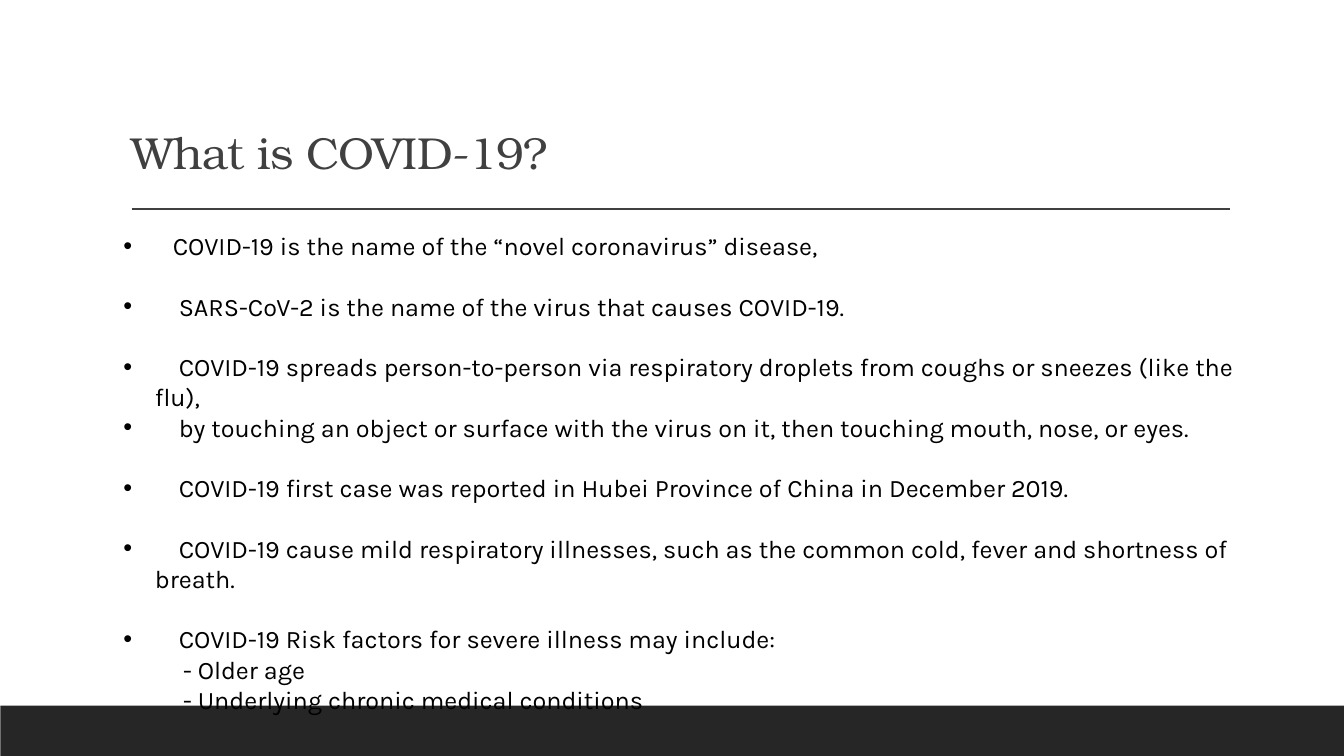
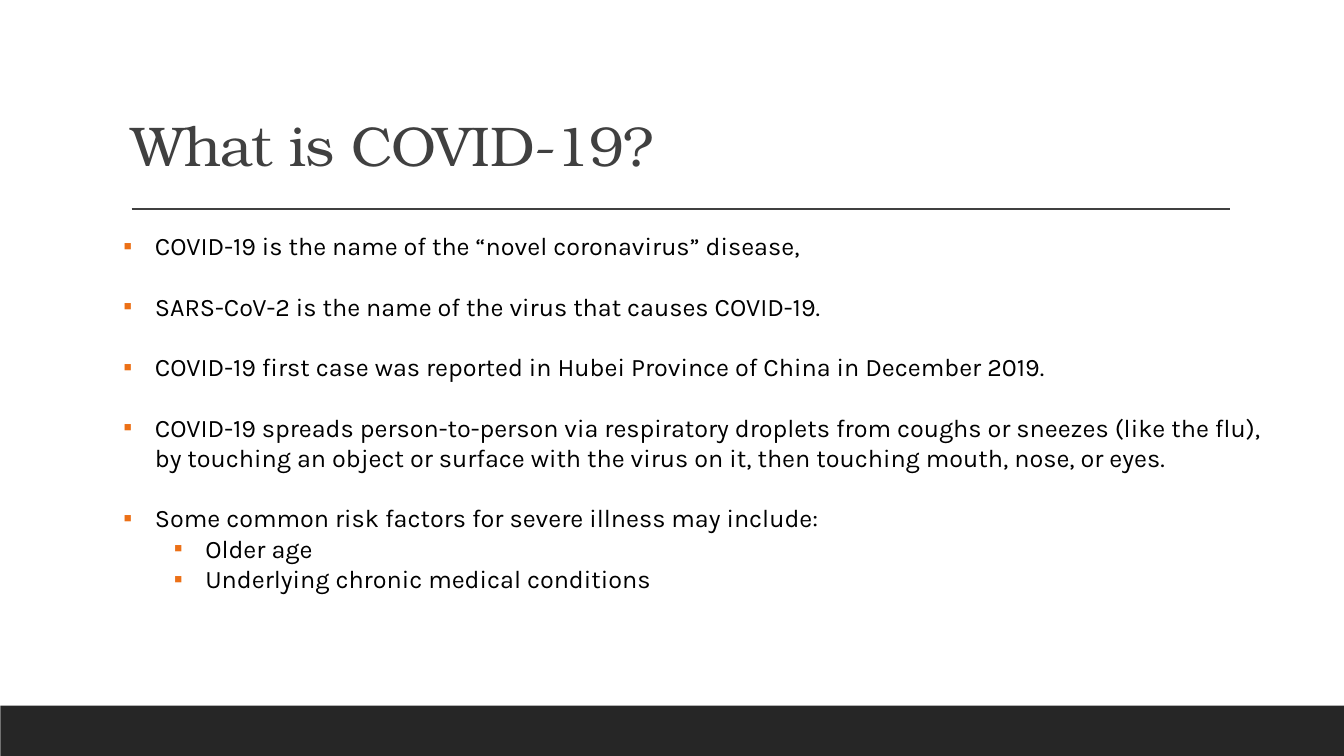
Before and after one commit to mgmboyd/DataAnalytics-Project3, a slide deck: slide 5 of Data Analytics- Project3 Team7 Final Draft.pptx. Drawn at 1344x756 pixels with LibreOffice and Linux fonts; fonts in the diff are those of the drawing. Boxes give left, top, right and bottom in pixels: in the first picture for what was removed or moved away, otherwise in the second. Text is boxed around its words. In the diff, an @@ line names an element or a change of style, - is before the commit and + after.

Commit message:
FINAL PRESENTATION - Version 2

```diff
--- a/Data Analytics- Project3 Team7 Final Draft.pptx
+++ b/Data Analytics- Project3 Team7 Final Draft.pptx
@@ title "What is COVID-19?" at box(131, 126, 654, 167): size 32 to 40 pt @@
@@ text at box(155, 237, 1044, 382): bullet • to ▪ @@
@@ text at box(155, 358, 1233, 443): paragraphs removed @@
-• COVID-19 spreads person-to-person via respiratory droplets from coughs or sneezes (like the flu),
-• by touching an object or surface with the virus on it, then touching mouth, nose, or eyes.
@@ text at box(155, 419, 1260, 594): text changed @@
-• COVID-19 cause mild respiratory illnesses, such as the common cold, fever and shortness of breath.
-• COVID-19 Risk factors for severe illness may include:
-- Older age
-- Underlying chronic medical conditions
+▪ COVID-19 spreads person-to-person via respiratory droplets from coughs or sneezes (like the flu), by touching an object or surface with the virus on it, then touching mouth, nose, or eyes.
+▪ Some common risk factors for severe illness may include:
+  ▪ Older age
+  ▪ Underlying chronic medical conditions
```
Also in this commit, not shown: 14 other slides changed, 2 slides added, 1 slide removed.
